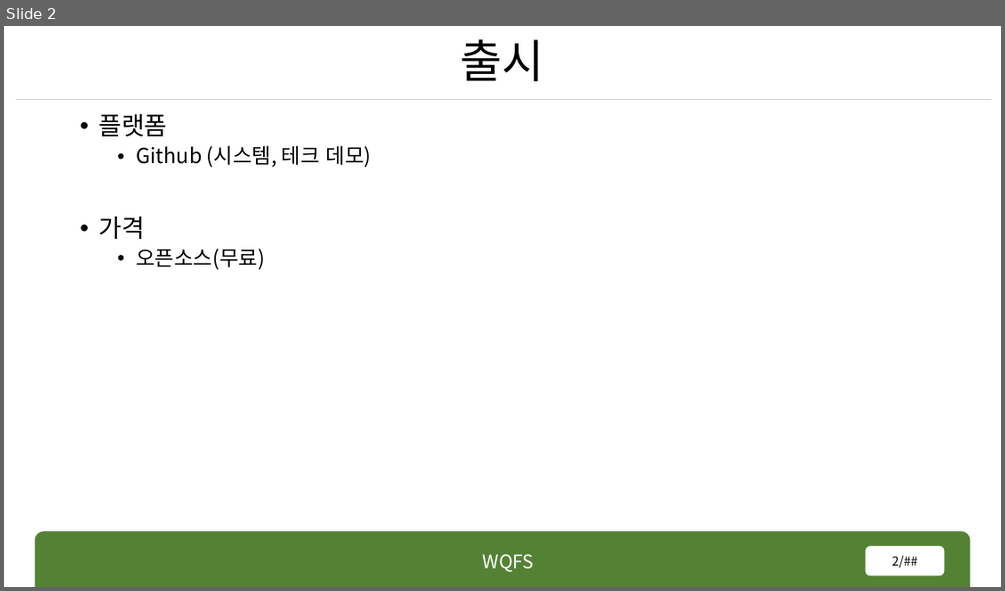
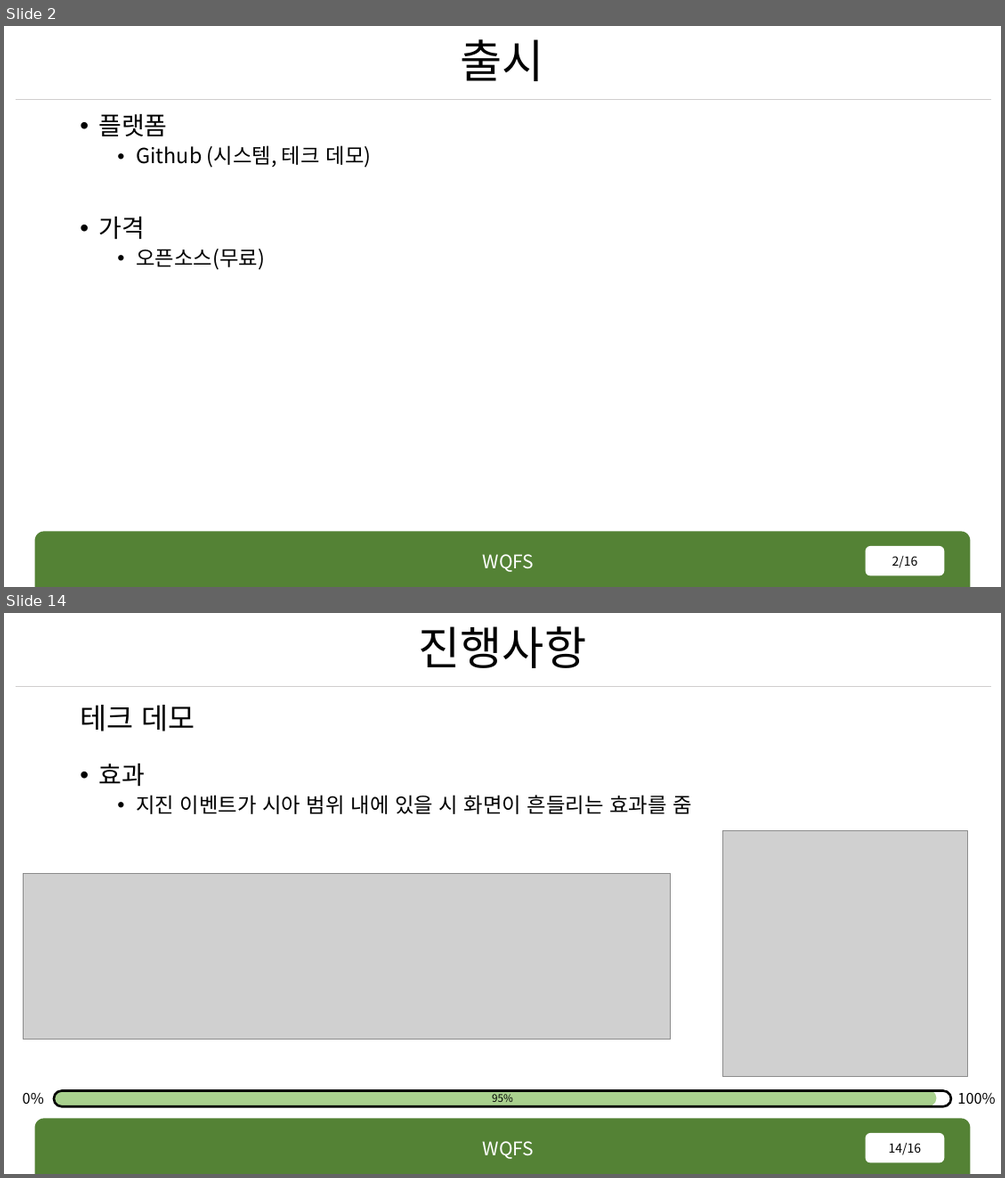
Before and after one commit to rennOobayashi/WQFS, a slide deck: WQFS.pptx. Shown one above the other, each under a label of ours: slide 2 before the commit, slides 2 and 14 after it; the slides between them are not shown. The pictures are 1005x591 and 1005x1178 pixels, drawn with LibreOffice and Linux fonts; fonts in the diff are those of the drawing; grey boxes stand for pictures. Boxes give left, top, right and bottom in pixels: in the first picture for what was removed or moved away, otherwise in the second. Text is boxed around its words. In the diff, an @@ line names an element or a change of style, - is before the commit and + after.

```diff
--- a/WQFS.pptx
+++ b/WQFS.pptx
@@ slide 14 added at (x1=4, y1=613, x2=1001, y2=1174), background #FFFFFF; not listed: 3 template elements that a slide beside it also shows @@
@@ title added at (x1=418, y1=626, x2=586, y2=668), 44 pt, text #000000 @@
+진행사항
@@ text added at (x1=80, y1=705, x2=194, y2=731), 28 pt, text #000000 @@
+테크 데모
@@ text added at (x1=98, y1=763, x2=691, y2=814), 20 pt, text #000000 @@
+• 효과
+  • 지진 이벤트가 시아 범위 내에 있을 시 화면이 흔들리는 효과를 줌
@@ picture added at (x1=722, y1=831, x2=968, y2=1077) @@
@@ picture added at (x1=23, y1=874, x2=671, y2=1039) @@
@@ text added at (x1=23, y1=1092, x2=44, y2=1103), 14 pt, text #000000 @@
+0%
@@ rounded rectangle added at (x1=54, y1=1089, x2=937, y2=1106), fill #A9D18E @@
@@ rounded rectangle added at (x1=54, y1=1091, x2=952, y2=1107), outline #000000 2.25 pt @@
@@ text added at (x1=492, y1=1091, x2=513, y2=1102), 10 pt, text #000000 @@
+95%
@@ text added at (x1=957, y1=1093, x2=995, y2=1103), 14 pt, text #000000 @@
+100%
@@ page number added at (x1=866, y1=1133, x2=945, y2=1163), fill #FFFFFF, 12 pt, text #000000 @@
+14/16
@@ page number at (x1=892, y1=556, x2=918, y2=568): text changed @@
-2/##
+2/16
```
Also in this commit, not shown: 3 slides changed, 10 other slides added, 40 other files.
